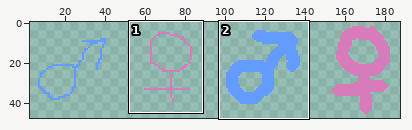
Edited in one commit: pixel-art file (Assets/Sprites/Source/UI/As_UI_GenderButton.aseprite). The picture above shows the old version from afar; the outline marks the close-up.
Close-up. Before the commit:
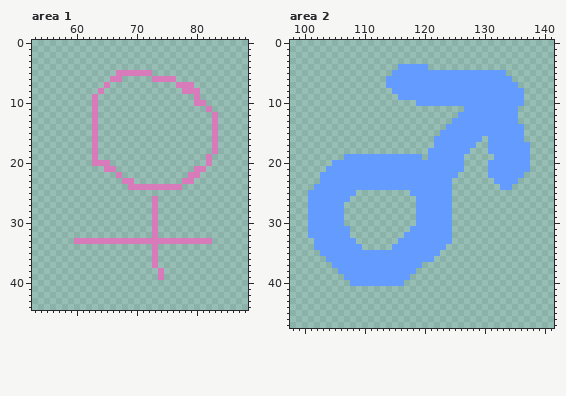
192x48 pixels, 1 frame. Shown: area 1: x 53..88, y 0..44; area 2: x 98..141, y 0..47. The wide view leaves out empty margins. The commit also changed other parts of the picture, which this record leaves out.
Now the later version:
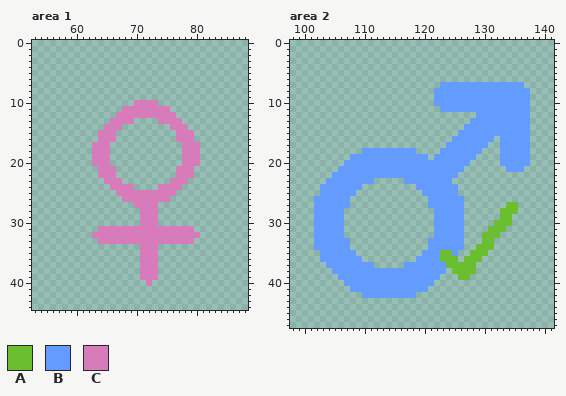
Palette (. is transparent): A #6abe30  B #639bff  C #d77bba
Change:
--- area 1
@@ x 53..88 @@
  4 ....................................
- 5 ..............CCCCCC................
- 6 .............CC.....CCCC............
- 7 ............C...........CCC.........
- 8 ...........C.............CCC........
- 9 ..........C................C........
-10 ..........C................CC.......
-11 ..........C..................C......
-12 ..........C...................C.....
-13 ..........C...................C.....
-14 ..........C...................C.....
-15 ..........C...................C.....
-16 ..........C...................C.....
-17 ..........C...................C.....
-18 ..........C...................C.....
-19 ..........C..................C......
-20 ..........CCC................C......
-21 ............CC.............CC.......
-22 ..............C...........CC........
-23 ...............CC........CC.........
-24 ................CCCCCCCCC...........
-25 ....................................
-26 ....................C...............
-27 ....................C...............
-28 ....................C...............
-29 ....................C...............
-30 ....................C...............
-31 ....................C...............
-32 ....................C...............
-33 .......CCCCCCCCCCCCCCCCCCCCCCC......
-34 ....................C...............
-35 ....................C...............
-36 ....................C...............
-37 ....................C...............
-38 .....................C..............
-39 .....................C..............
-40 ....................................
+ 5 ....................................
+ 6 ....................................
+ 7 ....................................
+ 8 ....................................
+ 9 ....................................
+10 .................CCCC...............
+11 ...............CCCCCCCC.............
+12 ..............CCCCCCCCCC............
+13 .............CCCC....CCCC...........
+14 ............CCC........CCC..........
+15 ...........CCC..........CCC.........
+16 ...........CCC..........CCC.........
+17 ..........CCC............CCC........
+18 ..........CCC............CCC........
+19 ..........CCC............CCC........
+20 ..........CCC............CCC........
+21 ...........CCC..........CCC.........
+22 ...........CCC..........CCC.........
+23 ............CCC........CCC..........
+24 .............CCCC....CCCC...........
+25 ..............CCCCCCCCCC............
+26 ...............CCCCCCCC.............
+27 .................CCCC...............
+28 ..................CCC...............
+29 ..................CCC...............
+30 ..................CCC...............
+31 ...........CCCCCCCCCCCCCCCC.........
+32 ..........CCCCCCCCCCCCCCCCCC........
+33 ...........CCCCCCCCCCCCCCCC.........
+34 ..................CCC...............
+35 ..................CCC...............
+36 ..................CCC...............
+37 ..................CCC...............
+38 ..................CCC...............
+39 ..................CCC...............
+40 ...................C................
 41 ....................................
--- area 2
@@ x 98..141 @@
  3 ............................................
- 4 ..................BBBBB.....................
- 5 .................BBBBBBBBBBBBBBBBBBB........
- 6 ................BBBBBBBBBBBBBBBBBBBBB.......
- 7 ................BBBBBBBBBBBBBBBBBBBBBB......
- 8 .................BBBBBBBBBBBBBBBBBBBBBB.....
- 9 ..................BBBBBBBBBBBBBBBBBBBBB.....
-10 .....................BBBBBBBBBBBBBBBBBB.....
-11 .............................BBBBBBBBB......
-12 ............................BBBBBBBBBB......
-13 ...........................BBBBBBBBBBB......
-14 ..........................BBBBBBBBBBBBB.....
-15 .........................BBBBBBBBBBBBBB.....
-16 ........................BBBBBBBB.BBBBBB.....
-17 ........................BBBBBBB..BBBBBBB....
-18 .......................BBBBBBB...BBBBBBB....
-19 .........BBBBBBBBBBBBB.BBBBBB.....BBBBBB....
-20 .......BBBBBBBBBBBBBBBBBBBBBB....BBBBBBB....
-21 ......BBBBBBBBBBBBBBBBBBBBBBB....BBBBBBB....
-22 .....BBBBBBBBBBBBBBBBBBBBBBB.....BBBBBB.....
-23 .....BBBBBBBBBBBBBBBBBBBBBB.......BBBB......
-24 ....BBBBBBBBBBBBBBBBBBBBBBB........BB.......
-25 ...BBBBBBBB.........BBBBBBB.................
-26 ...BBBBBBB...........BBBBBB.................
-27 ...BBBBBB............BBBBBB.................
-28 ...BBBBBB............BBBBBB.................
-29 ...BBBBBB............BBBBBB.................
-30 ...BBBBBB............BBBBBB.................
-31 ...BBBBBBB..........BBBBBBB.................
-32 ...BBBBBBB.........BBBBBBBB.................
-33 ....BBBBBBB.......BBBBBBBBB.................
-34 ....BBBBBBBB.....BBBBBBBBB..................
-35 .....BBBBBBBBBBBBBBBBBBBB...................
-36 ......BBBBBBBBBBBBBBBBBB....................
-37 .......BBBBBBBBBBBBBBB......................
-38 ........BBBBBBBBBBBBB.......................
-39 .........BBBBBBBBBBB........................
-40 ..........BBBBBBBBB.........................
-41 ............................................
-42 ............................................
+ 4 ............................................
+ 5 ............................................
+ 6 ............................................
+ 7 .........................BBBBBBBBBBBBBB.....
+ 8 ........................BBBBBBBBBBBBBBBB....
+ 9 ........................BBBBBBBBBBBBBBBB....
+10 ........................BBBBBBBBBBBBBBBB....
+11 .........................BBBBBBBBBBBBBBB....
+12 ...............................BBBBBBBBB....
+13 ..............................BBBBBBBBBB....
+14 .............................BBBBBBBBBBB....
+15 ............................BBBBBBBBBBBB....
+16 ...........................BBBBBBB.BBBBB....
+17 ..........................BBBBBBB..BBBBB....
+18 ............BBBBBBBBB....BBBBBBB...BBBBB....
+19 ..........BBBBBBBBBBBBB.BBBBBBB....BBBBB....
+20 .........BBBBBBBBBBBBBBBBBBBBB.....BBBBB....
+21 ........BBBBBBBBBBBBBBBBBBBBB.......BBB.....
+22 .......BBBBBBBBBBBBBBBBBBBBB................
+23 ......BBBBBBBB.....BBBBBBBB.................
+24 .....BBBBBBB.........BBBBBBB................
+25 .....BBBBBB...........BBBBBB................
+26 ....BBBBBB.............BBBBBB...............
+27 ....BBBBBB.............BBBBBB.......AA......
+28 ....BBBBB...............BBBBB......AAA......
+29 ....BBBBB...............BBBBB......AA.......
+30 ....BBBBB...............BBBBB.....AAA.......
+31 ....BBBBB...............BBBBB....AAA........
+32 ....BBBBB...............BBBBB...AAA.........
+33 ....BBBBBB.............BBBBBB...AA..........
+34 ....BBBBBB.............BBBBBB..AAA..........
+35 .....BBBBBB...........BBBAAB..AAA...........
+36 .....BBBBBBB.........BBBBAAA.AAA............
+37 ......BBBBBBBB.....BBBBBBBAAAAA.............
+38 .......BBBBBBBBBBBBBBBBBBB.AAAA.............
+39 ........BBBBBBBBBBBBBBBBB...AA..............
+40 .........BBBBBBBBBBBBBBB....................
+41 ..........BBBBBBBBBBBBB.....................
+42 ............BBBBBBBBB.......................
 43 ............................................
